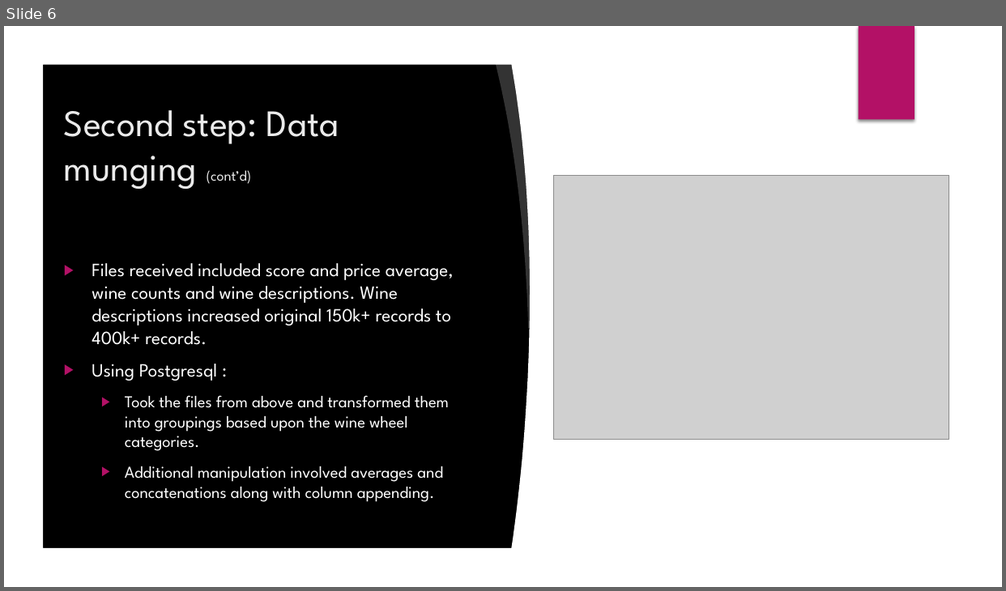
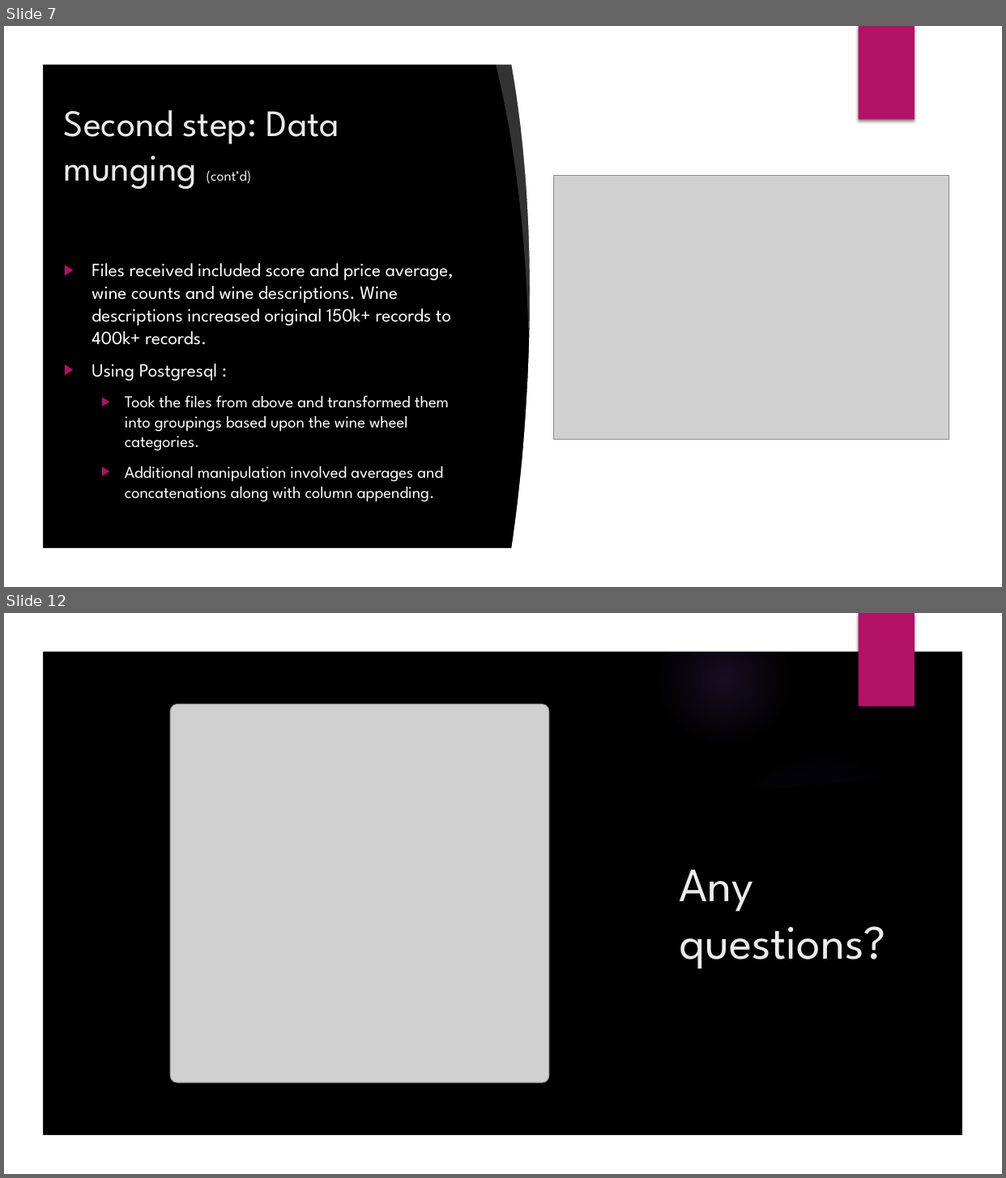
Before and after one commit to ariadne27/3M_Group_Project, a slide deck: Wine App.pptx. Shown one above the other, each under a label of ours: slide 6 before the commit, slides 7 and 12 after it; the slides between them are not shown. The pictures are 1006x591 and 1006x1178 pixels, drawn with LibreOffice and Linux fonts; fonts in the diff are those of the drawing; grey boxes stand for pictures; background and template pictures are left out. Boxes give left, top, right and bottom in pixels: in the first picture for what was removed or moved away, otherwise in the second. Text is boxed around its words. In the diff, an @@ line names an element or a change of style, - is before the commit and + after.

```diff
--- a/Wine App.pptx
+++ b/Wine App.pptx
@@ slide 12 added at [4,613,1002,1174], background picture (left out); not listed: 7 template elements that a slide beside it also shows @@
@@ freeform shape added at [4,613,1002,1174], fill #000000 @@
@@ freeform shape added at [4,613,1002,1174], fill #FFFFFF @@
@@ rectangle added at [859,613,914,707], fill #B31166 @@
@@ picture added at [170,705,549,1083] @@
@@ title added at [680,870,886,969], 46 pt, text #EBEBEB @@
+Any questions?
@@ what was slide 6 is now slide 7 @@
```
Also in this commit, not shown: 2 slides changed, 3 other slides added, 4 other files.
